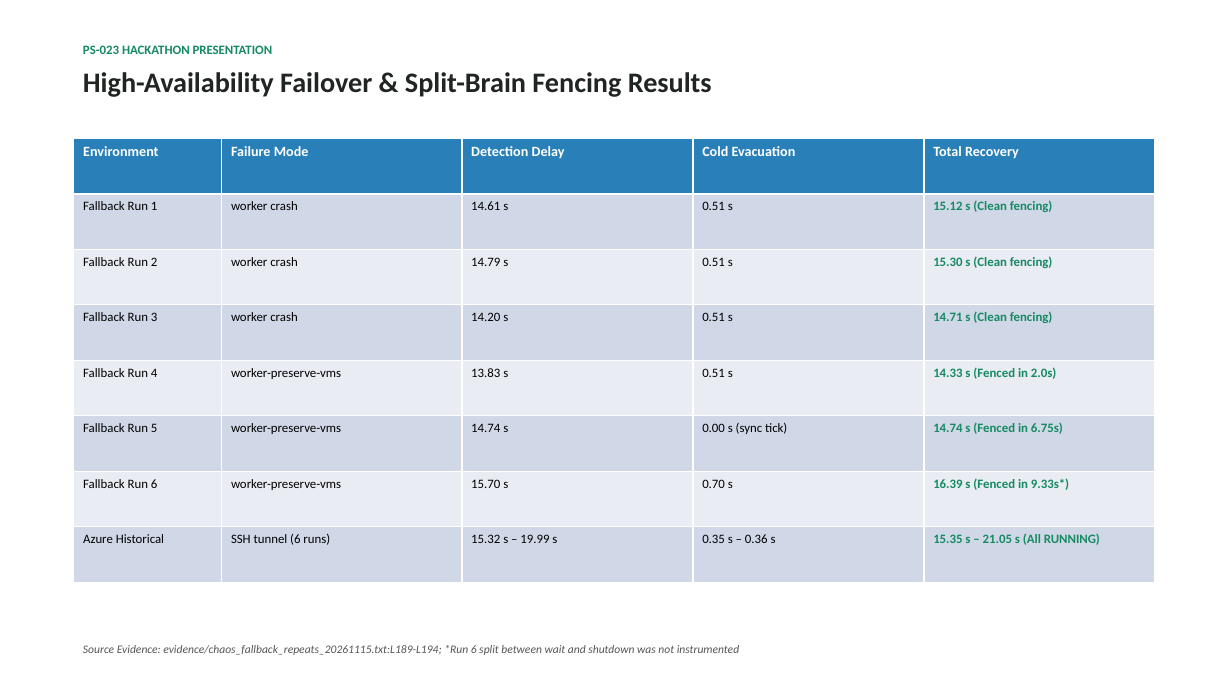
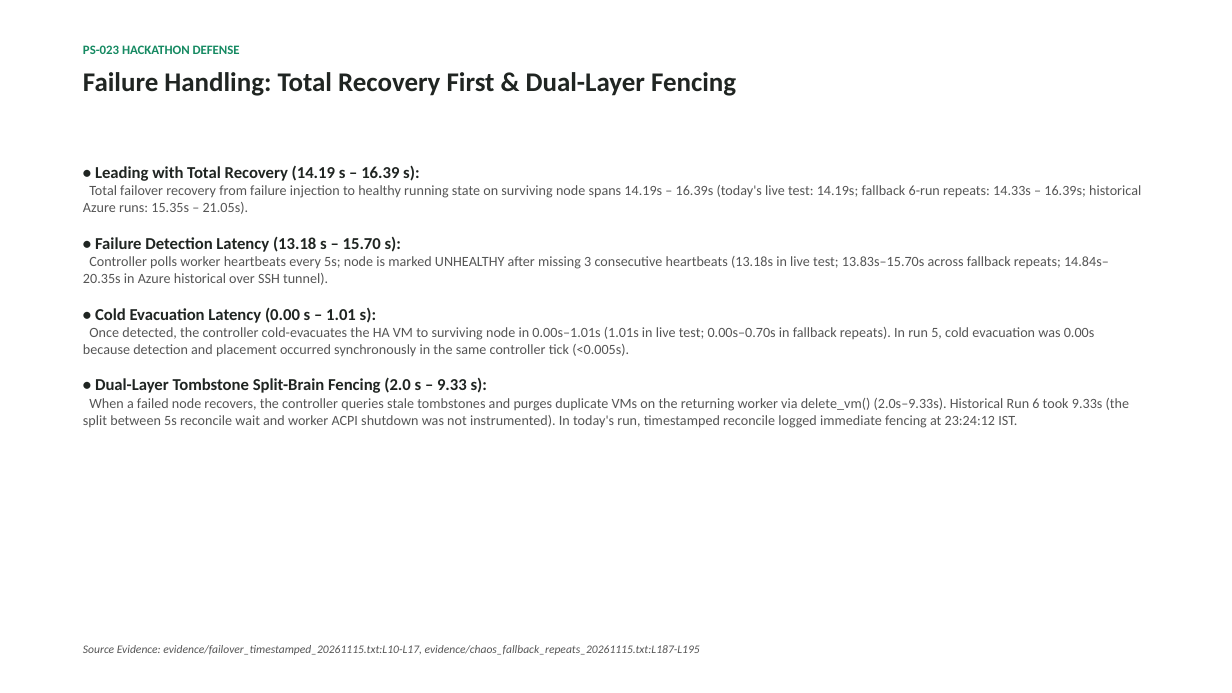
Before and after one commit to aiori-hackathon/A3-PS023-TC246, a slide deck: slide 6 of docs/deck/ps023_draft.pptx (slide 11 before the commit). Drawn at 1232x693 pixels with LibreOffice and Linux fonts; fonts in the diff are those of the drawing. Boxes give left, top, right and bottom in pixels: in the first picture for what was removed or moved away, otherwise in the second. Text is boxed around its words. In the diff, an @@ line names an element or a change of style, - is before the commit and + after.

Commit message:
docs: streamline presentation deck to 12 audited slides and update evidence citations

```diff
--- a/docs/deck/ps023_draft.pptx
+++ b/docs/deck/ps023_draft.pptx
@@ text at box(83, 45, 240, 54): text changed @@
-PS-023 HACKATHON PRESENTATION
+PS-023 HACKATHON DEFENSE
@@ text at box(83, 72, 736, 96): text changed; size 22 to 21 pt @@
-High-Availability Failover & Split-Brain Fencing Results
+Failure Handling: Total Recovery First & Dual-Layer Fencing
@@ table removed at box(74, 139, 1155, 582), 8 rows, 5 columns @@
-Environment | Failure Mode | Detection Delay | Cold Evacuation | Total Recovery
-Fallback Run 1 | worker crash | 14.61 s | 0.51 s | 15.12 s (Clean fencing)
-Fallback Run 2 | worker crash | 14.79 s | 0.51 s | 15.30 s (Clean fencing)
-Fallback Run 3 | worker crash | 14.20 s | 0.51 s | 14.71 s (Clean fencing)
-Fallback Run 4 | worker-preserve-vms | 13.83 s | 0.51 s | 14.33 s (Fenced in 2.0s)
-Fallback Run 5 | worker-preserve-vms | 14.74 s | 0.00 s (sync tick) | 14.74 s (Fenced in 6.75s)
-Fallback Run 6 | worker-preserve-vms | 15.70 s | 0.70 s | 16.39 s (Fenced in 9.33s*)
-Azure Historical | SSH tunnel (6 runs) | 15.32 s – 19.99 s | 0.35 s – 0.36 s | 15.35 s – 21.05 s (All RUNNING)
@@ text added at box(83, 166, 1141, 428), 11 pt, text #555555 @@
+• Leading with Total Recovery (14.19 s – 16.39 s):
+Total failover recovery from failure injection to healthy running state on surviving node spans 14.19s – 16.39s (today's live test: 14.19s; fallback 6-run repeats: 14.33s – 16.39s; historical Azure runs: 15.35s – 21.05s).
+• Failure Detection Latency (13.18 s – 15.70 s):
+Controller polls worker heartbeats every 5s; node is marked UNHEALTHY after missing 3 consecutive heartbeats (13.18s in live test; 13.83s–15.70s across fallback repeats; 14.84s–20.35s in Azure historical over SSH tunnel).
+• Cold Evacuation Latency (0.00 s – 1.01 s):
+Once detected, the controller cold-evacuates the HA VM to surviving node in 0.00s–1.01s (1.01s in live test; 0.00s–0.70s in fallback repeats). In run 5, cold evacuation was 0.00s because detection and placement occurred synchronously in the same controller tick (<0.005s).
+• Dual-Layer Tombstone Split-Brain Fencing (2.0 s – 9.33 s):
+When a failed node recovers, the controller queries stale tombstones and purges duplicate VMs on the returning worker via delete_vm() (2.0s–9.33s). Historical Run 6 took 9.33s (the split between 5s reconcile wait and worker ACPI shutdown was not instrumented). In today's run, timestamped reconcile logged immediate fencing at 23:24:12 IST.
@@ text at box(83, 645, 700, 655): text changed @@
-Source Evidence: evidence/chaos_fallback_repeats_20261115.txt:L189-L194; *Run 6 split between wait and shutdown was not instrumented
+Source Evidence: evidence/failover_timestamped_20261115.txt:L10-L17, evidence/chaos_fallback_repeats_20261115.txt:L187-L195
```
Also in this commit, not shown: 9 other slides changed, 2 slides added, 8 slides removed, 20 other files.
